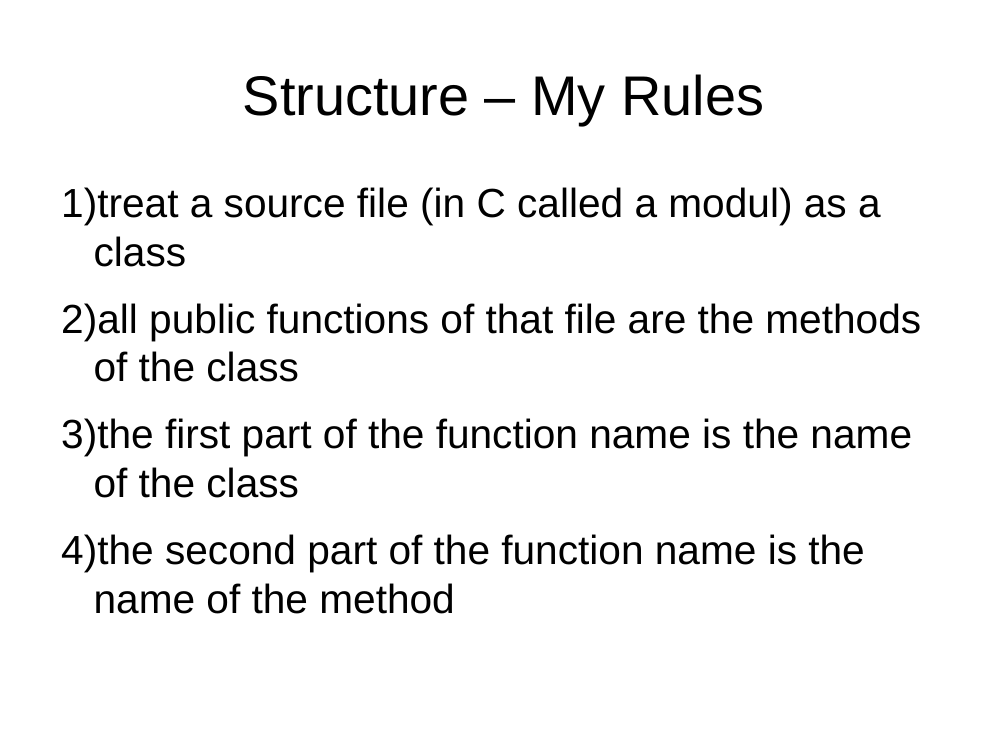
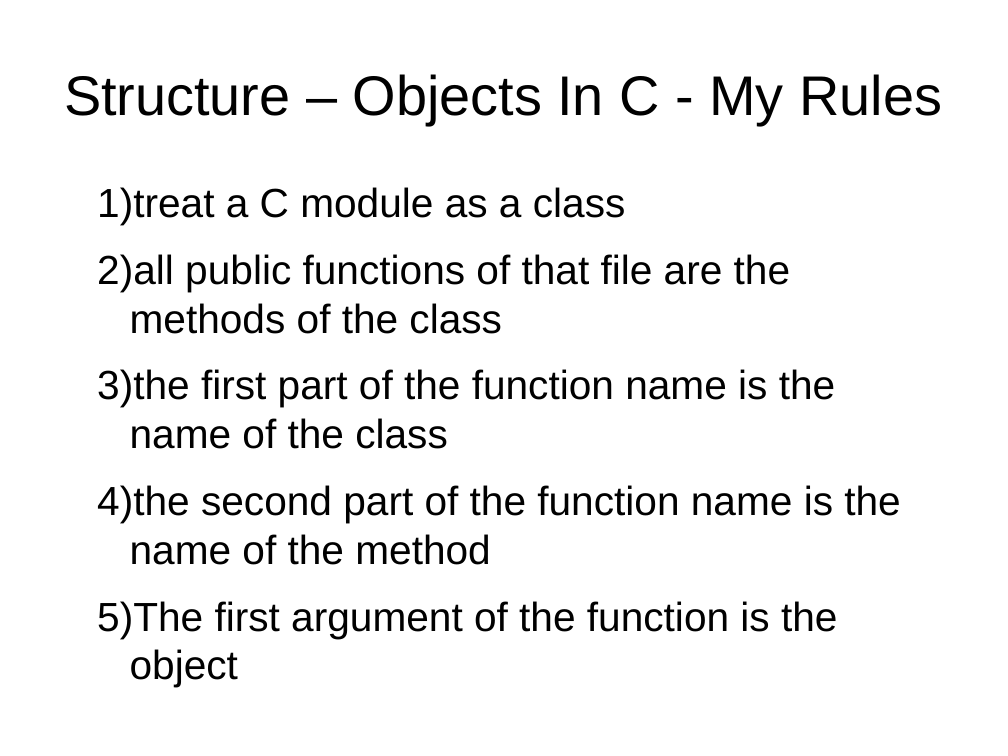
Before and after one commit to samba2/modern_c, a slide deck: slide 19 of modern_c.odp (slide 17 before the commit). Drawn at 1008x756 pixels with LibreOffice and Linux fonts; fonts in the diff are those of the drawing. Boxes give left, top, right and bottom in pixels: in the first picture for what was removed or moved away, otherwise in the second. Text is boxed around its words. In the diff, an @@ line names an element or a change of style, - is before the commit and + after.

```diff
--- a/modern_c.odp
+++ b/modern_c.odp
@@ title at [64,74,942,125]: text changed @@
-Structure – My Rules
+Structure – Objects In C - My Rules
@@ text "treat a C module as ...": place and size @@
-text "treat a C module as ..." at [61,187,921,614]
+text "treat a C module as ..." at [97,187,900,638]
@@ text at [97,187,626,225]: text changed @@
-1) treat a source file (in C called a modul) as a class
+1) treat a C module as a class
@@ text at [97,601,837,638]: paragraph added @@
+5) The first argument of the function is the object
```
Also in this commit, not shown: 28 other slides changed, 11 slides added, 7 slides removed.
